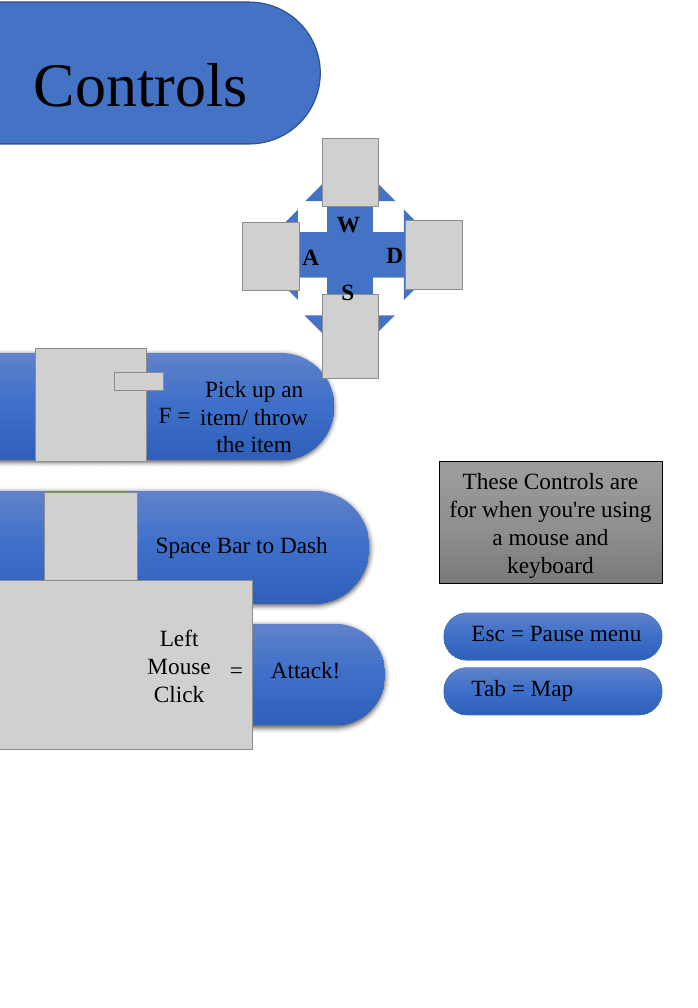
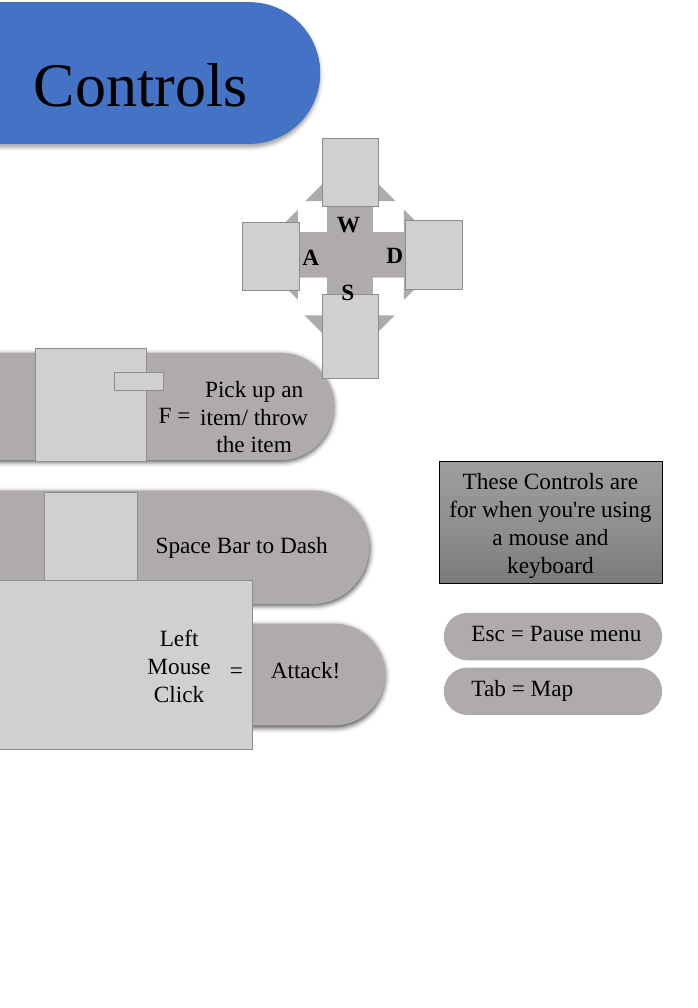
Before and after one commit to ponyfan88/Craigs-Adventure, a slide deck: slide 7 of Manual assets/maNUAL.pptx. Drawn at 698x1008 pixels with LibreOffice and Linux fonts; fonts in the diff are those of the drawing; grey boxes stand for pictures. Boxes give left, top, right and bottom in pixels: in the first picture for what was removed or moved away, otherwise in the second. Text is boxed around its words. In the diff, an @@ line names an element or a change of style, - is before the commit and + after.

```diff
--- a/Manual assets/maNUAL.pptx
+++ b/Manual assets/maNUAL.pptx
@@ rounded rectangle at (0,2,320,143): outline #325491 1 pt to none; shadow on @@
@@ fill #4472C4 to #AFABAB in 4 elements at (305,156,396,323), (283,209,450,300), (253,209,420,300), (304,194,395,360) @@
@@ fill gradient #6183CB to #3E70CA to #3062BB to #AFABAB in 3 elements at (0,353,334,460), (0,490,369,604), (0,624,385,725) @@
@@ rounded rectangle at (444,613,663,661): fill gradient #6183CB to #3E70CA to #3062BB to #AFABAB; outline #4472C4 0.5 pt to none @@
@@ rounded rectangle at (444,667,663,715): fill gradient #6183CB to #3E70CA to #3062BB to #AFABAB; outline #4472C4 0.5 pt to none @@
```
Also in this commit, not shown: 7 other slides changed.
